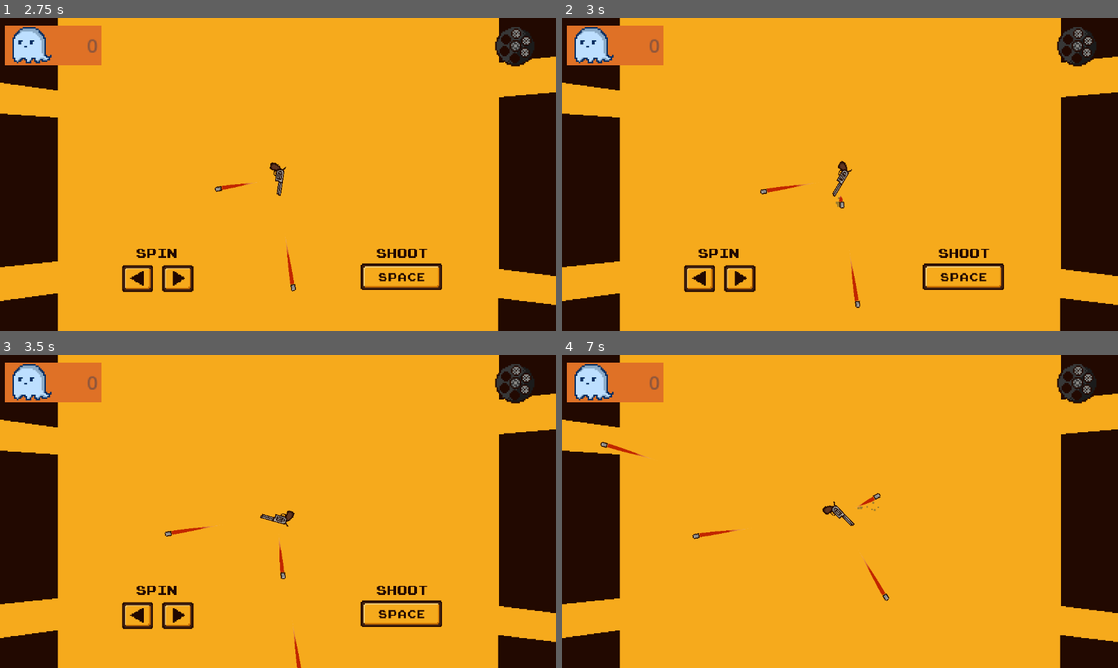
Above: before the commit, frames 1-4 (two rows, left to right).
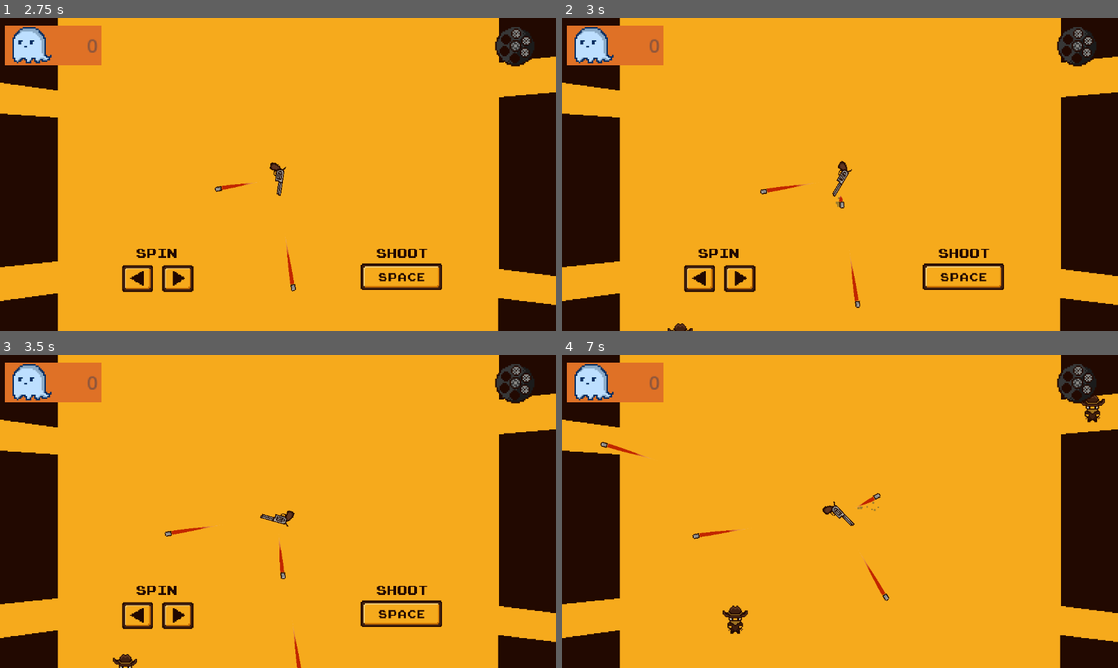
Above: after the commit, the same moments.

Repository: Guigo-dev/JuniperGameJam
Game: Godot game, scene res://Scenes/Menus/menu_inicial.tscn
Same seed, same stepped clock (60 frames per second), same inputs: the game is played once before the commit and once after it.
Inputs (mouse positions are in pixels of both pictures, inside the frame that each line leads up to):
- Up to frame 1 (2.75 s): click (278, 196) at 0.5 s; move the mouse to (400, 158) at 1.27 s; hold Right (Direita) 1.28-2.03 s; tap Space (atirar) at 1.35, 2.1 s; click (400, 158) at 1.42 s; move the mouse to (166, 190) at 2.02 s; hold Left (Esquerda) from 2.03 s (still down)
- Up to frame 2 (3 s): move the mouse to (895, 105) at 2.77 s; release Left (Esquerda) at 2.78 s; hold Right (Direita) from 2.78 s (still down); tap Space (atirar) at 2.85 s
- Up to frame 3 (3.5 s): keep holding Right (Direita)
- Up to frame 4 (7 s): move the mouse to (812, 574) at 3.52 s; tap Space (atirar) every 0.75 s from 3.6 to 6.6 s; click (812, 574) at 3.67 s; move the mouse to (1006, 558) at 4.27 s; release Right (Direita) at 4.28 s; hold Left (Esquerda) 4.28-6.53 s; move the mouse to (673, 464) at 5.02 s; move the mouse to (867, 511) at 5.77 s; click (867, 511) at 5.92 s; move the mouse to (756, 433) at 6.52 s; hold Right (Direita) from 6.53 s (still down)

Frame 1 is identical in both runs. In frame 2, less than 0.1% of the frame differs, in the area x 19-24%, y 97-100%; in frame 3, 0.1%; in frame 4, 0.5%, in the area x 28-98%, y 12-90%.

Commit message:
waves funcionando com o shop e afterlife corretamente

Diff:
--- a/Scenes/FasePrincipal/FasePrincipal.tscn
+++ b/Scenes/FasePrincipal/FasePrincipal.tscn
@@ -13,7 +13,6 @@
 [ext_resource type="Texture2D" uid="uid://by6btomxrcfl2" path="res://Sprites/PNG/bt_tutorial_arrowkeys.png" id="11_o2jkb"]
 [ext_resource type="Texture2D" uid="uid://pupprjjyi64h" path="res://Sprites/PNG/bt_tutorial_space.png" id="12_uotby"]
 [ext_resource type="Script" uid="uid://cmoiybfwwqc5e" path="res://Scripts/FasePrincipal/wave_manager.gd" id="13_uotby"]
-[ext_resource type="PackedScene" uid="uid://bar0018wu477x" path="res://Scenes/Menus/shop.tscn" id="14_lahha"]
 
 [sub_resource type="AtlasTexture" id="AtlasTexture_jsvmo"]
 atlas = ExtResource("5_1hlo7")
@@ -502,7 +501,6 @@
 
 [node name="WaveManager" type="Node" parent="." unique_id=302771553]
 script = ExtResource("13_uotby")
-cenaShop = ExtResource("14_lahha")
 
 [connection signal="enemy_died" from="Path2D/EnemySpawner" to="." method="_on_enemy_spawner_enemy_died"]
 [connection signal="enemy_died" from="Path2D2/EnemySpawner2" to="." method="_on_enemy_spawner_2_enemy_died"]
--- a/Scripts/FasePrincipal/enemy.gd
+++ b/Scripts/FasePrincipal/enemy.gd
@@ -10,7 +10,7 @@
 func _ready() -> void:
 	add_to_group("enemy")
 	GameManager.gun_changed.connect(on_gun_changed)
-	print(get_path())
+
 
 func _process(delta):
 	if target == null:
--- a/Scripts/FasePrincipal/game_manager.gd
+++ b/Scripts/FasePrincipal/game_manager.gd
@@ -41,10 +41,8 @@
 const GAME_SCENE = "res://Scenes/FasePrincipal/FasePrincipal.tscn"
 
 func changeSceneShop():
-	get_tree().paused=true
 	get_tree().change_scene_to_file(SHOP_SCENE)
 func changeSceneGame():
-	get_tree().paused=true
 	get_tree().change_scene_to_file(GAME_SCENE)
 
 
--- a/Scripts/FasePrincipal/wave_manager.gd
+++ b/Scripts/FasePrincipal/wave_manager.gd
@@ -1,7 +1,6 @@
 extends Node
 
 @export var wave_time := 30.0
-@export var cenaShop : PackedScene
 
 
 var wave_enemies = {
@@ -41,7 +40,8 @@
 	spawner_magro.enemy_removed.connect(_on_enemy_removed)
 	spawner_gordo.enemy_removed.connect(_on_enemy_removed)
 
-	print("funcao read")
+	start_wave()
+	print("funcao ready")
 
 func start_wave():
 
@@ -83,7 +83,8 @@
 	if wave_finished:
 
 		if enemies_alive <= 0:
-			get_tree().change_scene_to_packed(cenaShop)
+			GameManager.changeSceneShop()
+			wave_finished=true
 		return
 
 	wave_timer += delta
--- a/Scripts/Menus/upgrade_tree.gd
+++ b/Scripts/Menus/upgrade_tree.gd
@@ -3,6 +3,7 @@
 
 func _ready() -> void:
 	atualizar_labels()
+	GameManager.waveCounter=0
 
 func _process(delta: float) -> void:
 	if(GameManager.XP == 0):
